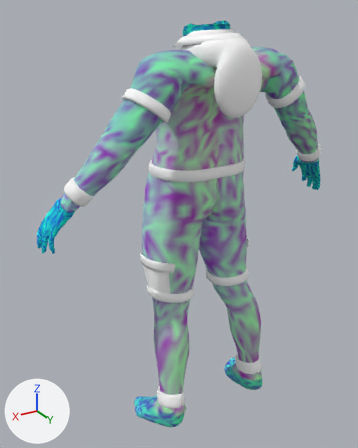
One commit to the glTF model godot-world-fracture/models/operators/bodies/civ-cipher-male.glb: the scene before it, then after it.
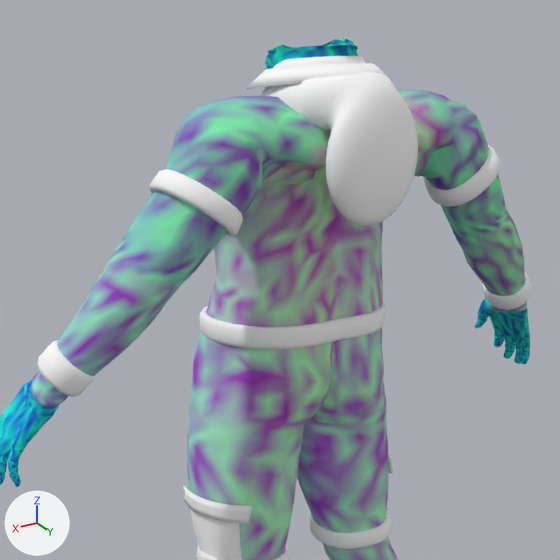
There are two pictures of each version: one whole from a camera (50 mm lens) standing at (0.899, 1.28, 1.489) and looking at (0.065, -0.11, 0.794), one close up on the part from 12% to 94% of the width and 0% to 65% of the height. The lights are fixed; the arrows at lower left show +X, +Y and +Z. The first two pictures are the older version.

In view in the first close-up: 'Piece_cargo', 'Piece_cuffs', 'Piece_hem', 'Piece_hood', 'Piece_rib_collar', 'Piece_shirt_collar', 'Piece_shorts_hems', 'Piece_sleeve_hems', 'civilian'.
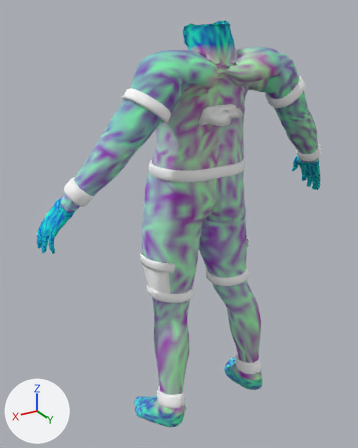
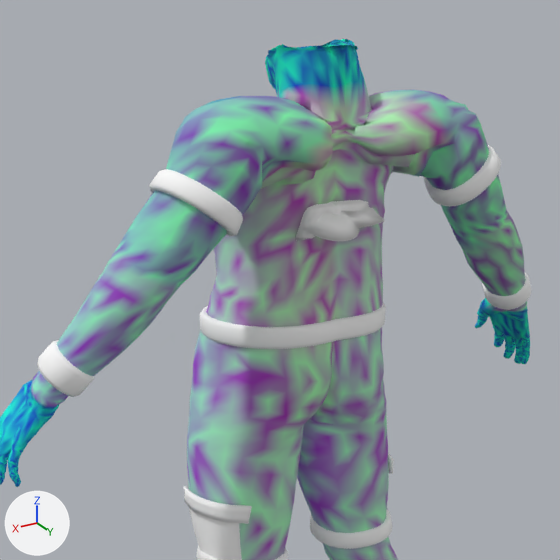
Diff of the bpy script that builds the scene:
```diff
--- a/godot-world-fracture/models/operators/bodies/civ-cipher-male.glb.py
+++ b/godot-world-fracture/models/operators/bodies/civ-cipher-male.glb.py
@@ me_piece_rib_collar @@
 # used by ob_piece_rib_collar; location = (0.0, 0.0, 0.0)
-me_piece_rib_collar.from_pydata(...)  # 240 vertices, 480 faces; spans x -0.071..0.078, y -0.118..0.037, z 1.367..1.44
+me_piece_rib_collar.from_pydata(...)  # 240 vertices, 480 faces; spans x -0.061..0.072, y 0.001..0.039, z 1.165..1.225
+# me_piece_rib_collar part 1: 240 of 240 vertices moved; they spanned x -0.071..0.078, y -0.118..0.037, z 1.367..1.44 and now span x -0.061..0.072, y 0.001..0.039, z 1.165..1.225; mean shift (0.004, 0.044, -0.21)
 me_piece_rib_collar.materials.append(mat_civilian_001)
@@ me_piece_shirt_collar @@
 # used by ob_piece_shirt_collar; location = (0.0, 0.0, 0.0)
-me_piece_shirt_collar.from_pydata(...)  # 280 vertices, 556 faces; spans x -0.114..0.119, y -0.132..0.077, z 1.37..1.43
+me_piece_shirt_collar.from_pydata(...)  # 280 vertices, 556 faces; spans x -0.097..0.065, y -0.028..0.063, z 1.165..1.218
+# me_piece_shirt_collar part 2: 280 of 280 vertices moved; they spanned x -0.114..0.119, y -0.132..0.077, z 1.37..1.43 and now span x -0.097..0.065, y -0.028..0.063, z 1.165..1.218; mean shift (0.004, 0.031, -0.213)
 me_piece_shirt_collar.materials.append(mat_civilian_001)
@@ ob_piece_hood @@
-ob_piece_hood = bpy.data.objects.new('Piece_hood', me_piece_hood)
-ob_piece_hood.location = (0.0, 0.0, 0.0)
```

Changed parts and their boxes [x1, y1, x2, y2] in the close-ups (560 x 560 px):
'Piece_hood', deleted: before [261, 72, 418, 226]
'Piece_shirt_collar', reshaped: before [246, 63, 394, 89]; after [302, 207, 384, 241]
'Piece_rib_collar', reshaped: before [273, 56, 365, 68]; after [296, 200, 369, 241]
